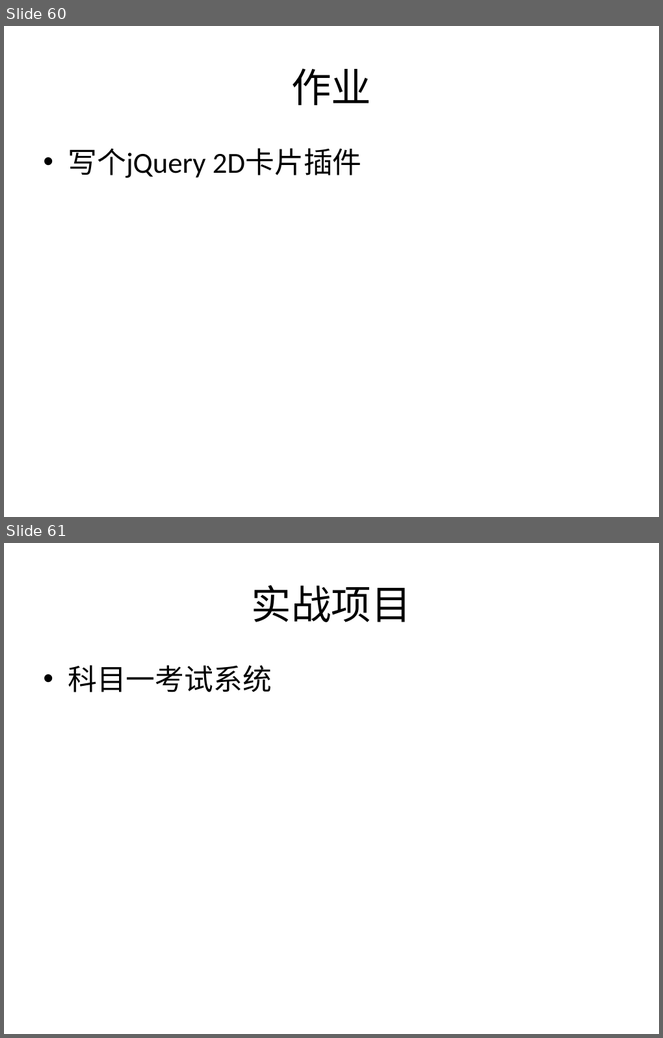
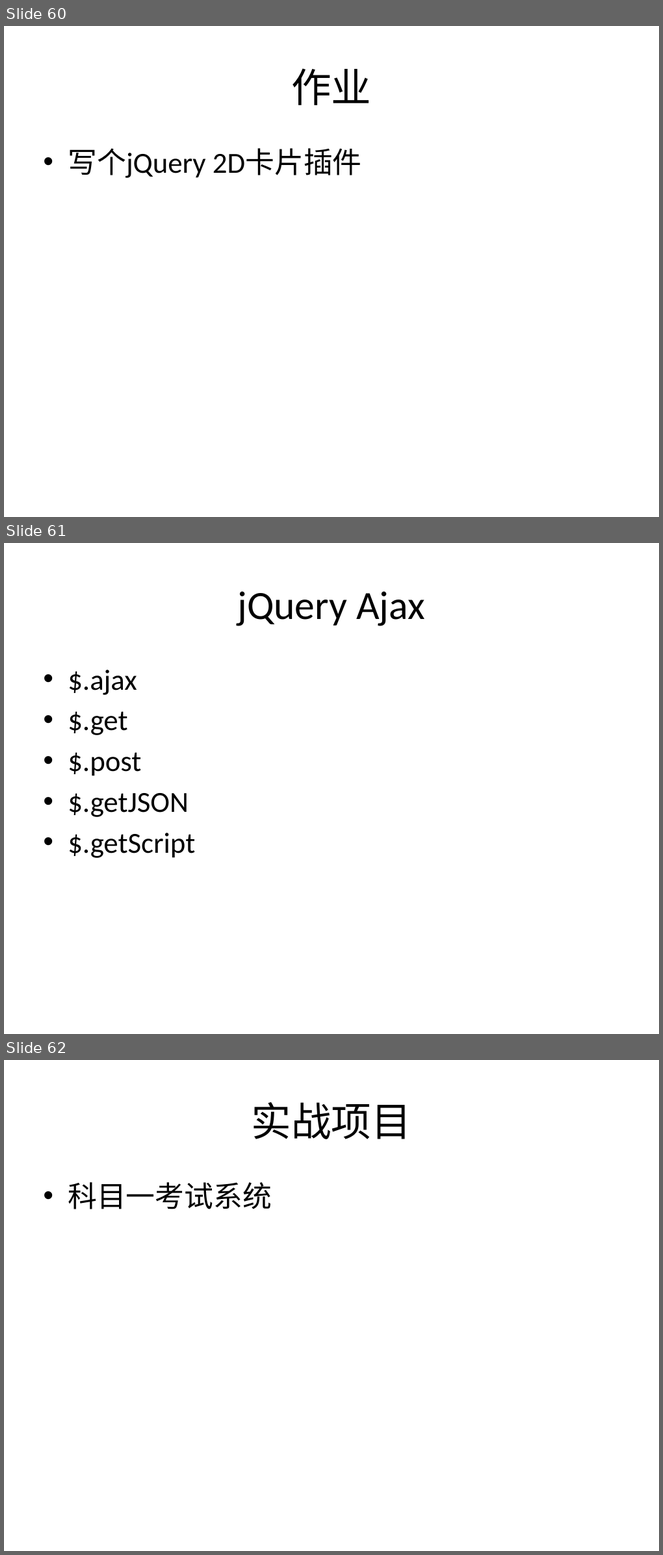
Before and after one commit to plter/HTML5Course20160612, a slide deck: Web前端教学记录.pptx. Shown one above the other, each under a label of ours: slides 60 and 61 before the commit, slides 60, 61 and 62 after it. The pictures are 663x1038 and 663x1555 pixels, drawn with LibreOffice and Linux fonts; fonts in the diff are those of the drawing. Boxes give left, top, right and bottom in pixels: in the first picture for what was removed or moved away, otherwise in the second. Text is boxed around its words. In the diff, an @@ line names an element or a change of style, - is before the commit and + after.

```diff
--- a/Web前端教学记录.pptx
+++ b/Web前端教学记录.pptx
@@ slide 61 added at box(4, 543, 659, 1034), background #FFFFFF @@
@@ title added at box(237, 591, 425, 626), 44 pt, text #000000 @@
+jQuery Ajax
@@ text added at box(68, 670, 195, 858), 32 pt, text #000000 @@
+• $.ajax
+• $.get
+• $.post
+• $.getJSON
+• $.getScript
@@ what was slide 61 is now slide 62 @@
```
Also in this commit, not shown: 15 other files.
